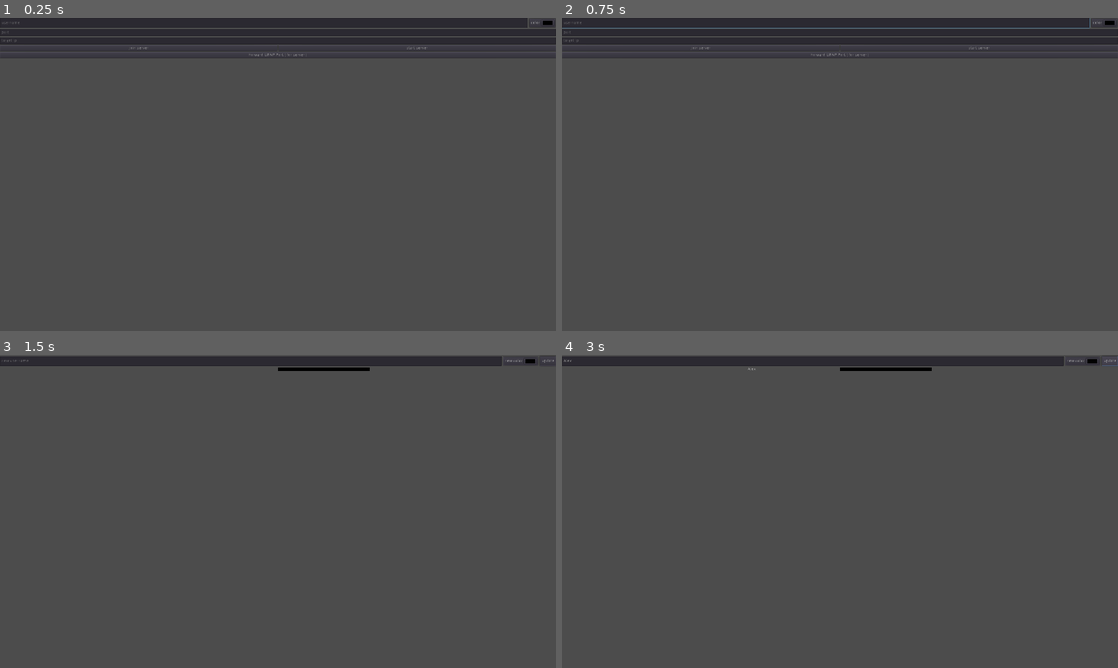
Above: before the commit, frames 1-4 (two rows, left to right).
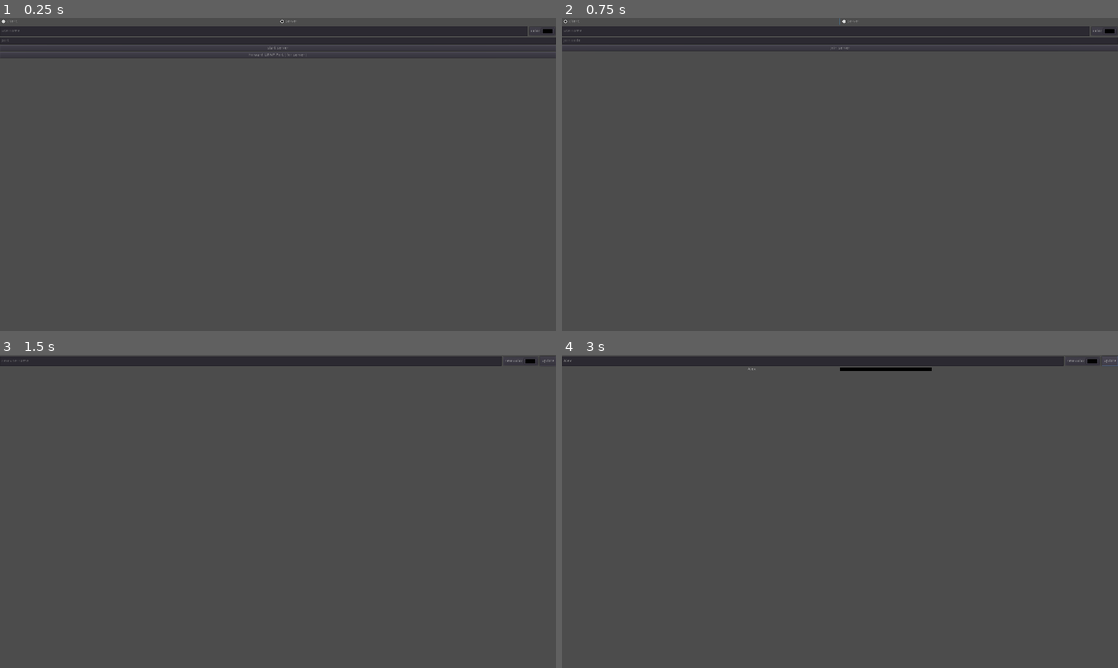
Above: after the commit, the same moments.

Repository: creikey/sketch-fight
Game: Godot game, scene res://LobbyScene.tscn
The game is run twice, just before and just after one commit, with the same random seed, the same clock (stepped at 60 frames per second) and the same inputs. The engine's default icon, where the game draws it, is replaced by a stand-in: a white triangle on a blue panel in a dark square.
Inputs (mouse positions are in pixels of both pictures, inside the frame that each line leads up to):
- Up to frame 1 (0.25 s): no input
- Up to frame 2 (0.75 s): click (701, 21) at 0.5 s, where only the run after the commit has a clickable "client"
- Up to frame 3 (1.5 s): click "join server" at 1.25 s
- Up to frame 4 (3 s): click (812, 361) at 2.02 s; type "Alex" at 2.1 s; click "update" at 2.75 s

The runs differ from the first frame. In frame 1, 3.1% of the frame differs, in the area x 0-100%, y 0-10%; in frame 2, 3.3%, in the area x 0-100%, y 0-13%; in frame 3, 0.2%; in frame 4, nothing differs.
Error after the commit: Invalid get index 'port' (on base: 'Nil'). (res://UI.gd:37)

Commit message:
Update networking to use a join code

Diff:
--- a/src/Lobby.gd
+++ b/src/Lobby.gd
@@ -7,6 +7,11 @@
 # Info we send to other players
 var my_info = { user_name = "server", color = Color8(255, 0, 0) }
 
+var target_server_info = {
+	ip = "127.0.0.1",
+	port = "5563"
+}
+
 var upnp: UPNP = null
 var forwarded_port = -1
 
@@ -14,6 +19,12 @@
 	var peer = NetworkedMultiplayerENet.new()
 	peer.create_server(port, 4)
 	get_tree().set_network_peer(peer)
+	target_server_info["port"] = str(port)
+	if upnp != null:
+		target_server_info["ip"] = upnp.query_external_address()
+	else:
+		target_server_info["ip"] = "127.0.0.1"
+
 
 #func _process(delta):
 #	print(player_info)
--- a/src/LobbyScene.tscn
+++ b/src/LobbyScene.tscn
@@ -1,9 +1,11 @@
-[gd_scene load_steps=6 format=2]
+[gd_scene load_steps=7 format=2]
 
 [ext_resource path="res://UI.gd" type="Script" id=1]
 [ext_resource path="res://UpdateHBoxContainer.gd" type="Script" id=2]
 [ext_resource path="res://PlayerLog.gd" type="Script" id=3]
 [ext_resource path="res://DefaultPlayerLog.tscn" type="PackedScene" id=4]
+
+[sub_resource type="ButtonGroup" id=2]
 
 [sub_resource type="StyleBoxEmpty" id=1]
 
@@ -19,9 +21,31 @@
 "_edit_use_anchors_": false
 }
 
+[node name="HBoxContainer4" type="HBoxContainer" parent="UI/VBoxContainer"]
+margin_right = 1920.0
+margin_bottom = 24.0
+
+[node name="ClientCheckBox" type="CheckBox" parent="UI/VBoxContainer/HBoxContainer4"]
+margin_right = 958.0
+margin_bottom = 24.0
+size_flags_horizontal = 3
+group = SubResource( 2 )
+text = "client"
+
+[node name="ServerCheckBox" type="CheckBox" parent="UI/VBoxContainer/HBoxContainer4"]
+margin_left = 962.0
+margin_right = 1920.0
+margin_bottom = 24.0
+size_flags_horizontal = 3
+pressed = true
+group = SubResource( 2 )
+text = "server"
+
 [node name="HBoxContainer2" type="HBoxContainer" parent="UI/VBoxContainer"]
-margin_right = 1920.0
-margin_bottom = 34.0
+editor/display_folded = true
+margin_top = 28.0
+margin_right = 1920.0
+margin_bottom = 62.0
 
 [node name="Username" type="LineEdit" parent="UI/VBoxContainer/HBoxContainer2"]
 margin_right = 1822.0
@@ -53,16 +77,17 @@
 text = "color"
 
 [node name="Port" type="LineEdit" parent="UI/VBoxContainer"]
-margin_top = 38.0
-margin_right = 1920.0
-margin_bottom = 62.0
+margin_top = 66.0
+margin_right = 1920.0
+margin_bottom = 90.0
 placeholder_text = "port"
 
-[node name="TargetIP" type="LineEdit" parent="UI/VBoxContainer"]
-margin_top = 66.0
-margin_right = 1920.0
-margin_bottom = 90.0
-placeholder_text = "target ip"
+[node name="JoinCode" type="LineEdit" parent="UI/VBoxContainer"]
+visible = false
+margin_top = 94.0
+margin_right = 1920.0
+margin_bottom = 118.0
+placeholder_text = "join code"
 
 [node name="HBoxContainer" type="HBoxContainer" parent="UI/VBoxContainer"]
 margin_top = 94.0
@@ -70,13 +95,13 @@
 margin_bottom = 114.0
 
 [node name="JoinServerButton" type="Button" parent="UI/VBoxContainer/HBoxContainer"]
+visible = false
 margin_right = 958.0
 margin_bottom = 20.0
 size_flags_horizontal = 3
 text = "join server"
 
 [node name="StartServerButton" type="Button" parent="UI/VBoxContainer/HBoxContainer"]
-margin_left = 962.0
 margin_right = 1920.0
 margin_bottom = 20.0
 size_flags_horizontal = 3
@@ -89,6 +114,14 @@
 margin_bottom = 20.0
 size_flags_horizontal = 3
 text = "start game"
+
+[node name="CopyJoinCodeButton" type="Button" parent="UI/VBoxContainer/HBoxContainer"]
+visible = false
+margin_left = 1282.0
+margin_right = 1920.0
+margin_bottom = 20.0
+size_flags_horizontal = 3
+text = "Copy Join Code"
 
 [node name="UPNPButton" type="Button" parent="UI/VBoxContainer"]
 margin_top = 118.0
@@ -178,8 +211,11 @@
 size_flags_vertical = 3
 custom_styles/panel = SubResource( 1 )
 [connection signal="tree_exiting" from="UI" to="UI" method="_on_UI_tree_exiting"]
+[connection signal="pressed" from="UI/VBoxContainer/HBoxContainer4/ClientCheckBox" to="UI" method="_on_ClientCheckBox_pressed"]
+[connection signal="pressed" from="UI/VBoxContainer/HBoxContainer4/ServerCheckBox" to="UI" method="_on_ServerCheckBox_pressed"]
 [connection signal="pressed" from="UI/VBoxContainer/HBoxContainer/JoinServerButton" to="UI" method="_on_JoinServerButton_pressed"]
 [connection signal="pressed" from="UI/VBoxContainer/HBoxContainer/StartServerButton" to="UI" method="_on_StartServerButton_pressed"]
 [connection signal="pressed" from="UI/VBoxContainer/HBoxContainer/StartGameButton" to="UI" method="_on_StartGameButton_pressed"]
+[connection signal="pressed" from="UI/VBoxContainer/HBoxContainer/CopyJoinCodeButton" to="UI" method="_on_CopyJoinCodeButton_pressed"]
 [connection signal="pressed" from="UI/VBoxContainer/UPNPButton" to="UI" method="_on_UPNPButton_pressed"]
 [connection signal="pressed" from="UI/VBoxContainer/UpdateHBoxContainer/UpdateButton" to="UI/VBoxContainer/UpdateHBoxContainer" method="_on_UpdateButton_pressed"]
--- a/src/UI.gd
+++ b/src/UI.gd
@@ -16,7 +16,7 @@
 func goto_main_menu():
 	$VBoxContainer/HBoxContainer2.visible = false
 	$VBoxContainer/Port.visible = false
-	$VBoxContainer/TargetIP.visible = false
+	$VBoxContainer/JoinCode.visible = false
 	$VBoxContainer/HBoxContainer/JoinServerButton.visible = false
 	$VBoxContainer/HBoxContainer/StartServerButton.visible = false
 	$VBoxContainer/UPNPButton.visible = false
@@ -26,15 +26,21 @@
 	$VBoxContainer/UpdateHBoxContainer/Panel/HBoxContainer/ColorPickerButton.color = Lobby.my_info["color"]
 	$VBoxContainer/UpdateHBoxContainer.visible = true
 	$VBoxContainer/UPNPLog.visible = false
+	$VBoxContainer/HBoxContainer4.visible = false
 
 func _on_JoinServerButton_pressed():
 	goto_main_menu()
-	Lobby.join_server(int($VBoxContainer/Port.text), $VBoxContainer/TargetIP.text)
+	var target_dict = parse_json(Marshalls.base64_to_utf8($VBoxContainer/JoinCode.text))
+	if typeof(target_dict) != TYPE_DICTIONARY or not target_dict.has("ip") or not target_dict.has("port"):
+		printerr("Incorrectly formatted join code")
+	# print(target_dict)
+	Lobby.join_server(int(target_dict["port"]), target_dict["ip"])
 	Lobby.emit_signal("update_lobby", Lobby.player_info, Lobby.my_info)
 
 func _on_StartServerButton_pressed():
 	goto_main_menu()
 	$VBoxContainer/HBoxContainer/StartGameButton.visible = true
+	$VBoxContainer/HBoxContainer/CopyJoinCodeButton.visible = true
 	Lobby.start_server(int($VBoxContainer/Port.text))
 	Lobby.emit_signal("update_lobby", Lobby.player_info, Lobby.my_info)
 
@@ -60,7 +66,7 @@
 		"username": $VBoxContainer/HBoxContainer2/Username.text,
 		"color": $VBoxContainer/HBoxContainer2/Panel/HBoxContainer/ColorPickerButton.color,
 		"port": $VBoxContainer/Port.text,
-		"target_ip": $VBoxContainer/TargetIP.text
+		"join_code": $VBoxContainer/JoinCode.text
 	}
 	var json_settings = to_json(settings_dict)
 	var settings_file: File = File.new()
@@ -87,7 +93,7 @@
 		resultant_color.a = float(color_array[3])
 		$VBoxContainer/HBoxContainer2/Panel/HBoxContainer/ColorPickerButton.color = resultant_color
 		$VBoxContainer/Port.text = settings_dict["port"]
-		$VBoxContainer/TargetIP.text = settings_dict["target_ip"]
+		$VBoxContainer/JoinCode.text = settings_dict["join_code"]
 	else:
 		printerr("Wrong type from loaded settings file. Expected dict, type is: ", typeof(settings_dict))
 		dir.remove("user://settings.json")
@@ -101,3 +107,22 @@
 func _on_StartGameButton_pressed():
 	assert(get_tree().get_network_unique_id() == 1)
 	Lobby.rpc("preconfigure_game")
+
+
+func _on_CopyJoinCodeButton_pressed():
+	OS.clipboard = Marshalls.utf8_to_base64(to_json(Lobby.target_server_info))
+
+func _on_ClientCheckBox_pressed():
+	$VBoxContainer/JoinCode.visible = true
+	$VBoxContainer/Port.visible = false
+	$VBoxContainer/HBoxContainer/JoinServerButton.visible = true
+	$VBoxContainer/HBoxContainer/StartServerButton.visible = false
+	$VBoxContainer/UPNPButton.visible = false
+
+
+func _on_ServerCheckBox_pressed():
+	$VBoxContainer/JoinCode.visible = false
+	$VBoxContainer/Port.visible = true
+	$VBoxContainer/HBoxContainer/JoinServerButton.visible = false
+	$VBoxContainer/HBoxContainer/StartServerButton.visible = true
+	$VBoxContainer/UPNPButton.visible = true
Not shown, changed: .gitignore
